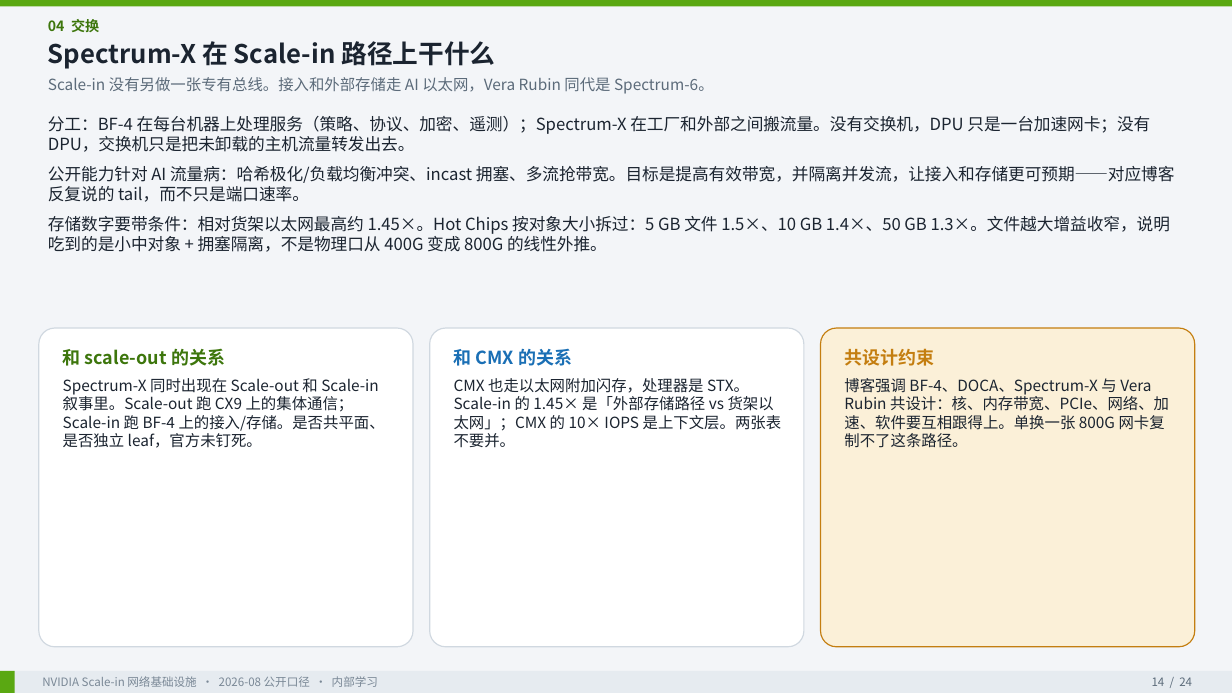
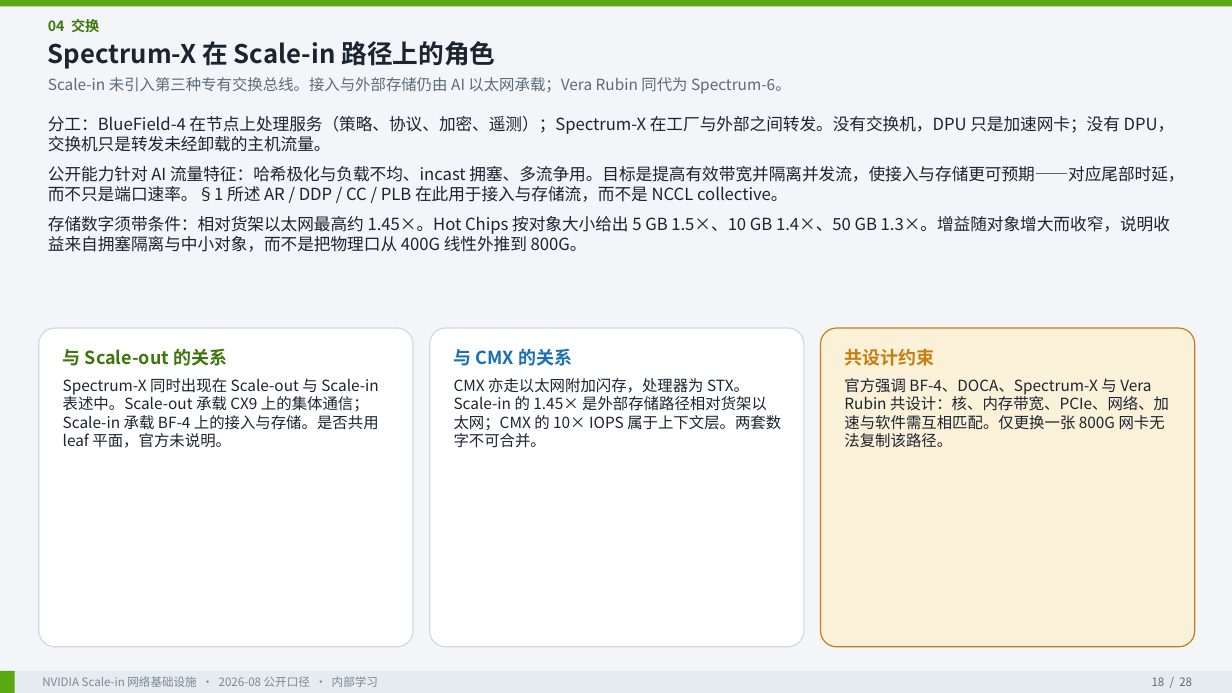
Before and after one commit to ghsshou/ai_work, a slide deck: slide 18 of docs/nvidia-scale-in/NVIDIA_Scale_in_网络基础设施洞察.pptx (slide 14 before the commit). Drawn at 1232x693 pixels with LibreOffice and Linux fonts; fonts in the diff are those of the drawing. Boxes give left, top, right and bottom in pixels: in the first picture for what was removed or moved away, otherwise in the second. Text is boxed around its words. In the diff, an @@ line names an element or a change of style, - is before the commit and + after.

```diff
--- a/docs/nvidia-scale-in/NVIDIA_Scale_in_网络基础设施洞察.pptx
+++ b/docs/nvidia-scale-in/NVIDIA_Scale_in_网络基础设施洞察.pptx
@@ text at (48, 41, 495, 69): text changed @@
-Spectrum-X 在 Scale-in 路径上干什么
+Spectrum-X 在 Scale-in 路径上的角色
@@ text at (48, 77, 791, 94): text changed @@
-Scale-in 没有另做一张专有总线。接入和外部存储走 AI 以太网，Vera Rubin 同代是 Spectrum-6。
+Scale-in 未引入第三种专有交换总线。接入与外部存储仍由 AI 以太网承载；Vera Rubin 同代为 Spectrum-6。
@@ text at (48, 116, 1184, 252): text changed @@
-分工：BF-4 在每台机器上处理服务（策略、协议、加密、遥测）；Spectrum-X 在工厂和外部之间搬流量。没有交换机，DPU 只是一台加速网卡；没有 DPU，交换机只是把未卸载的主机流量转发出去。
-公开能力针对 AI 流量病：哈希极化/负载均衡冲突、incast 拥塞、多流抢带宽。目标是提高有效带宽，并隔离并发流，让接入和存储更可预期——对应博客反复说的 tail，而不只是端口速率。
-存储数字要带条件：相对货架以太网最高约 1.45×。Hot Chips 按对象大小拆过：5 GB 文件 1.5×、10 GB 1.4×、50 GB 1.3×。文件越大增益收窄，说明吃到的是小中对象 + 拥塞隔离，不是物理口从 400G 变成 800G 的线性外推。
+分工：BlueField-4 在节点上处理服务（策略、协议、加密、遥测）；Spectrum-X 在工厂与外部之间转发。没有交换机，DPU 只是加速网卡；没有 DPU，交换机只是转发未经卸载的主机流量。
+公开能力针对 AI 流量特征：哈希极化与负载不均、incast 拥塞、多流争用。目标是提高有效带宽并隔离并发流，使接入与存储更可预期——对应尾部时延，而不只是端口速率。§1 所述 AR / DDP / CC / PLB 在此用于接入与存储流，而不是 NCCL collective。
+存储数字须带条件：相对货架以太网最高约 1.45×。Hot Chips 按对象大小给出 5 GB 1.5×、10 GB 1.4×、50 GB 1.3×。增益随对象增大而收窄，说明收益来自拥塞隔离与中小对象，而不是把物理口从 400G 线性外推到 800G。
@@ text at (63, 348, 379, 448): text changed @@
-和 scale-out 的关系
-Spectrum-X 同时出现在 Scale-out 和 Scale-in 叙事里。Scale-out 跑 CX9 上的集体通信；Scale-in 跑 BF-4 上的接入/存储。是否共平面、是否独立 leaf，官方未钉死。
+与 Scale-out 的关系
+Spectrum-X 同时出现在 Scale-out 与 Scale-in 表述中。Scale-out 承载 CX9 上的集体通信；Scale-in 承载 BF-4 上的接入与存储。是否共用 leaf 平面，官方未说明。
@@ text at (454, 348, 781, 448): text changed @@
-和 CMX 的关系
-CMX 也走以太网附加闪存，处理器是 STX。Scale-in 的 1.45× 是「外部存储路径 vs 货架以太网」；CMX 的 10× IOPS 是上下文层。两张表不要并。
+与 CMX 的关系
+CMX 亦走以太网附加闪存，处理器为 STX。Scale-in 的 1.45× 是外部存储路径相对货架以太网；CMX 的 10× IOPS 属于上下文层。两套数字不可合并。
@@ text at (844, 378, 1169, 448): text changed @@
-博客强调 BF-4、DOCA、Spectrum-X 与 Vera Rubin 共设计：核、内存带宽、PCIe、网络、加速、软件要互相跟得上。单换一张 800G 网卡复制不了这条路径。
+官方强调 BF-4、DOCA、Spectrum-X 与 Vera Rubin 共设计：核、内存带宽、PCIe、网络、加速与软件需互相匹配。仅更换一张 800G 网卡无法复制该路径。
@@ text at (1152, 677, 1192, 686): text changed @@
-14 / 24
+18 / 28
```
Also in this commit, not shown: 23 other slides changed, 4 slides added, 4 other files.
